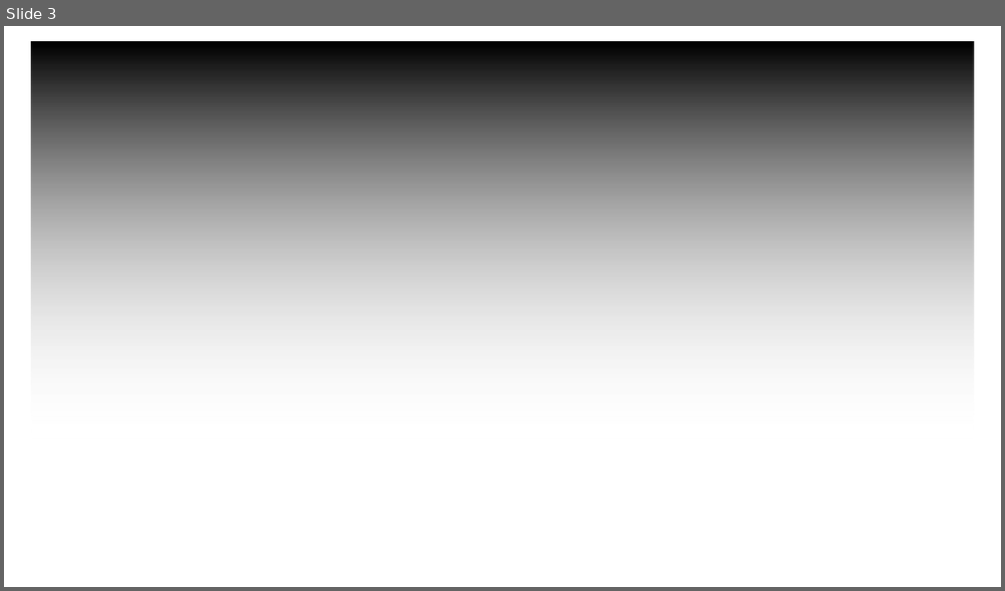
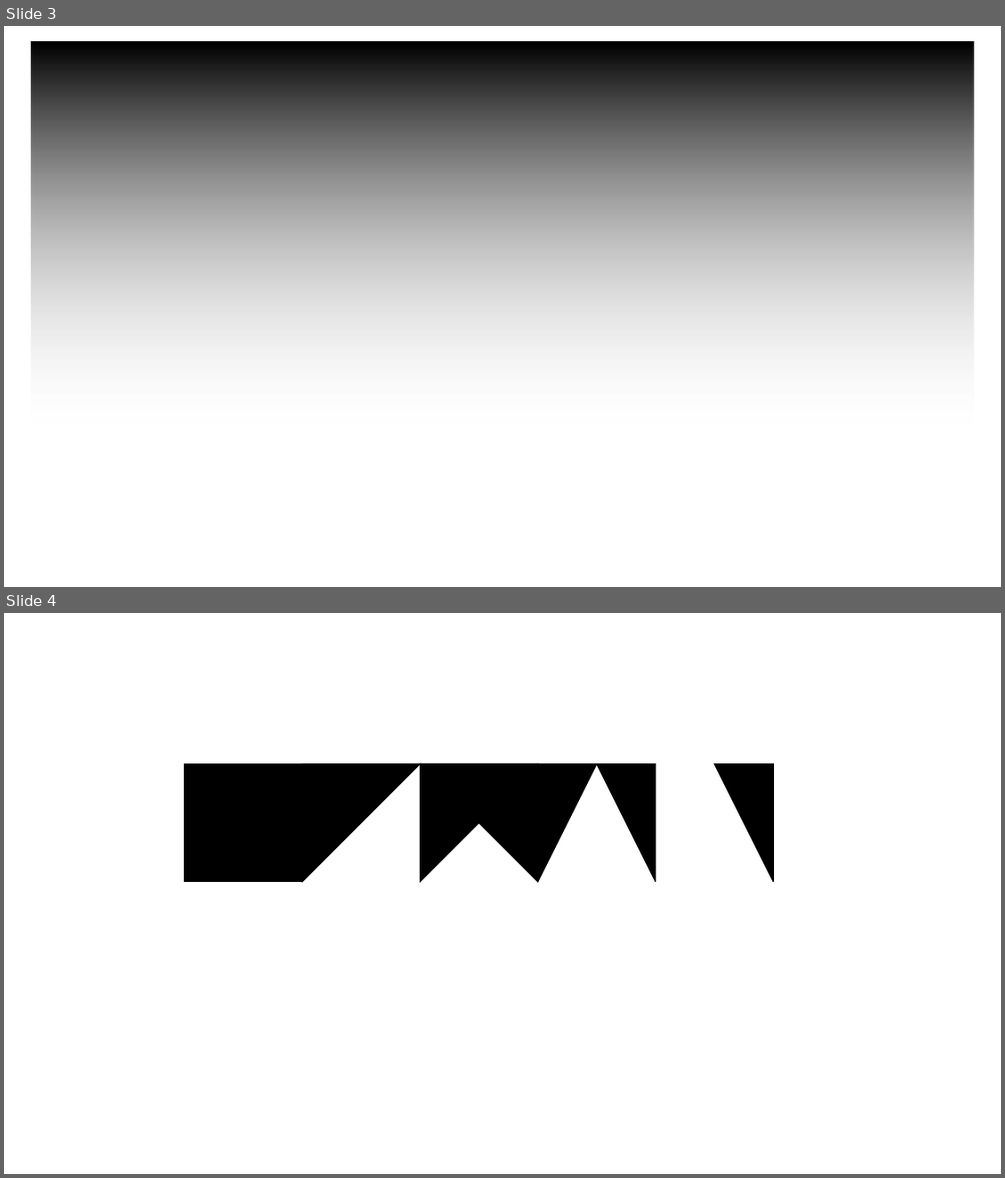
Before and after one commit to ABCSDFWLO/edge_230709, a slide deck: Img/프레젠테이션1.pptx. Shown one above the other, each under a label of ours: slide 3 before the commit, slides 3 and 4 after it. The pictures are 1005x591 and 1005x1178 pixels, drawn with LibreOffice and Linux fonts; fonts in the diff are those of the drawing. Boxes give left, top, right and bottom in pixels: in the first picture for what was removed or moved away, otherwise in the second. Text is boxed around its words. In the diff, an @@ line names an element or a change of style, - is before the commit and + after.

```diff
--- a/Img/프레젠테이션1.pptx
+++ b/Img/프레젠테이션1.pptx
@@ slide 4 added at [4,613,1001,1174], background #FFFFFF @@
@@ rectangle added at [184,764,301,882], fill #000000, outline #000000 1 pt @@
@@ right triangle added at [302,764,420,882], fill #000000, outline #000000 1 pt @@
@@ right triangle added at [420,764,537,882], fill #000000, outline #000000 1 pt @@
@@ right triangle added at [420,764,537,882], fill #000000, outline #000000 1 pt @@
@@ right triangle added at [538,764,597,882], fill #000000, outline #000000 1 pt @@
@@ right triangle added at [596,764,655,882], fill #000000, outline #000000 1 pt @@
@@ right triangle added at [714,764,774,882], fill #000000, outline #000000 1 pt @@
```
Also in this commit, not shown: 1 slide changed.
